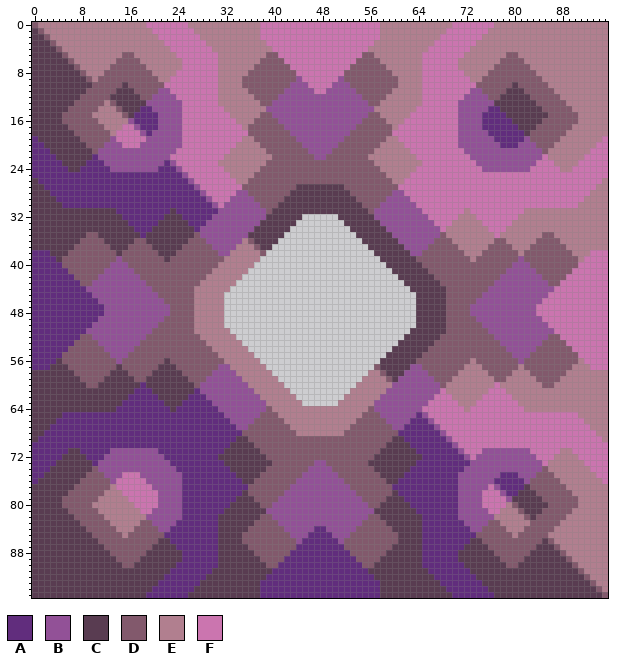
Two versions of one sprite sheet, assets/sprites/blocks/crafting/metal-incubator.png. The picture above is the old version.
The file is 96x96 pixels.
Palette (. is transparent): A #612d7d  B #925197  C #593c51  D #82596c  E #b17f8f  F #cb75af
The same view after the edit:
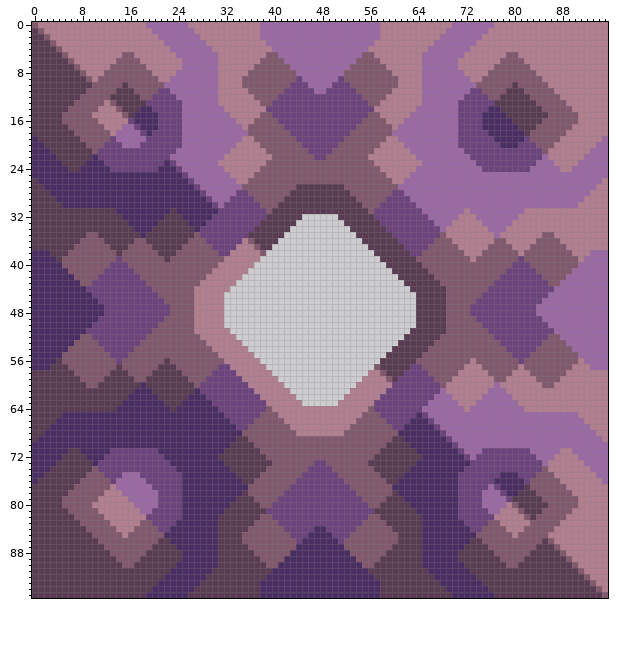
The exact change:
Colour A changes from #612d7d to #4a2e63.
Colour B changes from #925197 to #6c437d.
Colour F changes from #cb75af to #9b69a4.
Where, in picture pixels (left, top, right, bottom), the same in both pictures:
changed: (32, 22, 608, 598)
